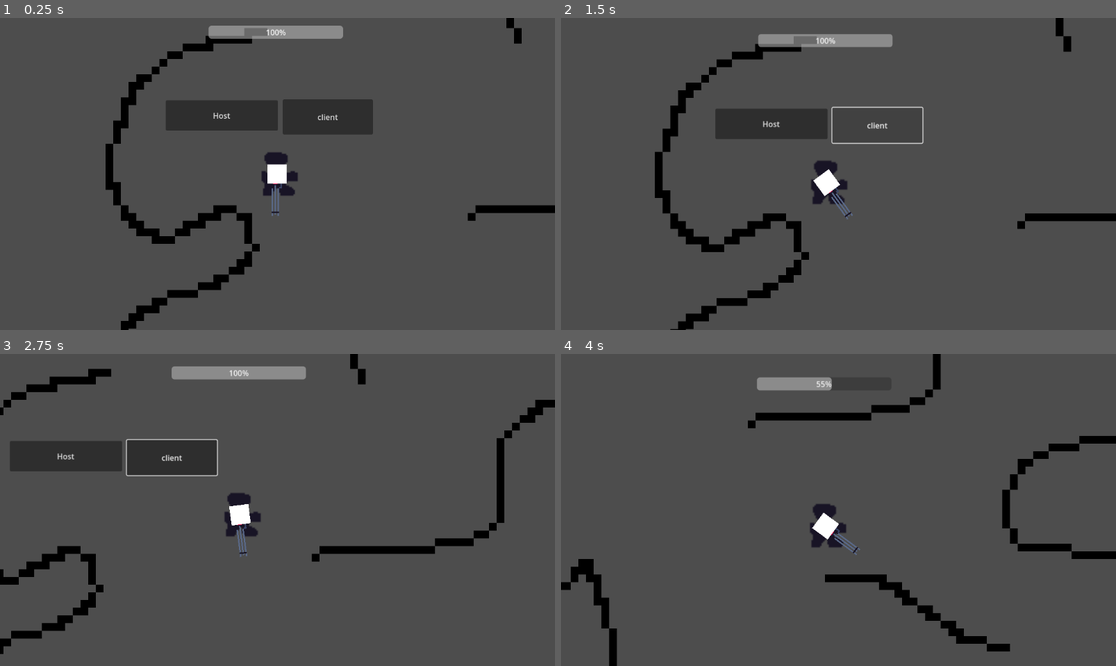
Above: before the commit, frames 1-4 (two rows, left to right).
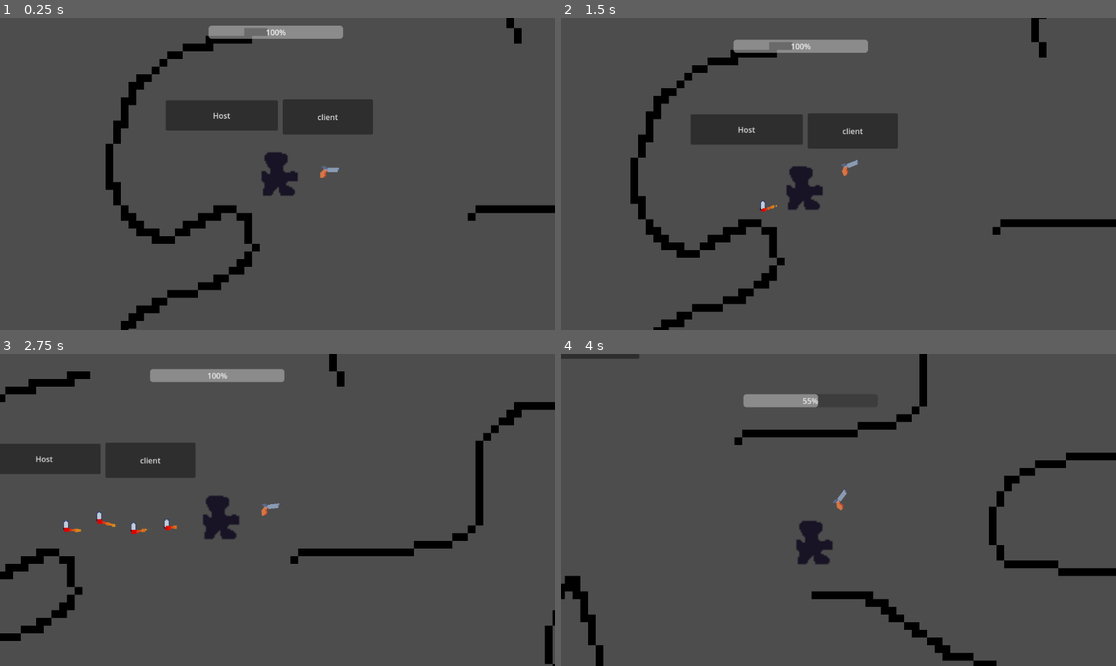
Above: after the commit, the same moments.

Repository: Deojee/project-sodalake
Game: Godot game, scene res://scenes/world.tscn
Two runs of this game, one before a commit and one after it. Both use one fixed random seed, a clock stepped at 60 frames per second and the inputs below. The engine's default icon, where the game draws it, is replaced by a stand-in: a white triangle on a blue panel in a dark square.
Inputs (mouse positions are in pixels of both pictures, inside the frame that each line leads up to):
- Up to frame 1 (0.25 s): no input
- Up to frame 2 (1.5 s): click "Host" at 0.5 s; click "client" at 1.25 s
- Up to frame 3 (2.75 s): tap Enter at 2 s; move the mouse to (399, 494) at 2.02 s; press the mouse at (399, 494) at 2.03 s; hold D (right) from 2.03 s (still down)
- Up to frame 4 (4 s): move the mouse to (727, 525) at 2.77 s; release D (right) at 2.78 s; release the mouse at (727, 525) at 2.78 s; hold S (down) 2.78-3.53 s; click (727, 525) at 2.85 s; move the mouse to (894, 441) at 3.52 s; hold D (right) from 3.53 s (still down); hold Shift (sprint) from 3.53 s (still down); click (894, 441) at 3.8 s

The runs differ from the first frame. In frame 1, 0.4% of the frame differs, in the area x 48-62%, y 46-64%; in frame 2, 10%; in frame 3, 8.9%; in frame 4, 10%, in the area x 0-100%, y 0-100%.

Commit message:
made guns work!

Diff:
--- a/bullet.gd
+++ /dev/null
@@ -1,71 +0,0 @@
-extends Node2D
-
-
-# Called when the node enters the scene tree for the first time.
-func _ready():
-	#$scalable.scale *= 0.2 * max(0.3,Globals.gunParams.bulletSize)
-	start = global_position
-	#$fired.play()
-	#$enemyDetect.scale = Globals.gunParams.bulletSize
-	pass # Replace with function body.
-
-var translate = Vector2.ZERO
-
-var moved = false
-
-var start
-
-func setTranslate(translate):
-	self.translate = translate
-	#$scalable/Icon.rotation = translate.angle() + deg_to_rad(90)
-
-# Called every frame. 'delta' is the elapsed time since the previous frame.
-func _physics_process(delta):
-
-	#$scalable/Icon.rotation = translate.angle() + deg_to_rad(90)
-	#$scalable/Icon.visible = true
-
-	if !moved:
-		start = global_position
-		moved = true
-
-	position += translate * delta
-
-#	var enemy = checkForEnemy(delta)
-#
-#	if (enemy != null):
-#		enemy.get_parent().takeDamage(Globals.gunParams.damage,translate.normalized())
-#		$hitSoft.play()
-#
-#		var particles = $hitSoft
-#		remove_child(particles)
-#		get_parent().add_child(particles)
-#
-#		queue_free()
-#
-#	if start.distance_to(global_position) > Globals.gunParams.bulletLifeSpan:
-#		queue_free()
-#
-#	pass
-#
-#
-#func checkForEnemy(delta):
-#	var bodies = $scalable/enemyDetect.get_overlapping_areas()
-#
-#	if bodies.size() > 0:
-#		return bodies[0]
-#
-#	$enemyCast.target_position = -translate*delta
-#
-#	$enemyCast.force_raycast_update()
-#
-#	if $enemyCast.is_colliding():
-#		return $enemyCast.get_collider()
-#
-#
-#	return null
-
-
-
-func _on_visible_on_screen_notifier_2d_screen_exited():
-	queue_free()
--- a/bullet.tscn
+++ /dev/null
@@ -1,13 +0,0 @@
-[gd_scene load_steps=3 format=3 uid="uid://bp5x2p5se0fxb"]
-
-[ext_resource type="Script" path="res://bullet.gd" id="1_ins6e"]
-[ext_resource type="Texture2D" uid="uid://coa0g7ww2jpv7" path="res://textures/icon.svg" id="2_8wrtd"]
-
-[node name="bullet" type="Node2D"]
-script = ExtResource("1_ins6e")
-
-[node name="Icon" type="Sprite2D" parent="."]
-position = Vector2(1, 0)
-rotation = 0.0022216
-scale = Vector2(0.26, 0.26)
-texture = ExtResource("2_8wrtd")
--- a/gun.gd
+++ /dev/null
@@ -1,101 +0,0 @@
-extends Node2D
-
-var bulletPath = preload("res://bullet.tscn")
-var fogPath = preload("res://fog.tscn")
-var camera
-
-# Called when the node enters the scene tree for the first time.
-func _ready():
-	camera = $Camera2D
-
-#	var fogDensity = 6
-#
-#	var numCasts = 120
-#
-#	for i in numCasts:
-#
-#
-#		var raycast = RayCast2D.new()
-#		raycast.enabled = true
-#		raycast.target_position = Vector2(1000, 0)
-#
-#		raycast.target_position = raycast.target_position.rotated((float(i)/float(numCasts))*2*PI)
-#
-#		$rayCastHolder.add_child(raycast)
-#
-#		for o in fogDensity:
-#			var fog = fogPath.instantiate()
-#			#fog.visible = false
-#			raycast.add_child(fog)
-#
-#
-#
-#			#fog.global_position = fogPosition
-#			#fogPosition = fogPosition.move_toward(global_position,-fogDisance)
-#
-#
-
-	pass # Replace with function body.
-
-var bulletsLeft #= Globals.gunParams.maxAmmo
-
-var params #= Globals.gunParams
-
-var secondsUntilNextShot = 0
-var secondsUntilReload = 0
-var secondsUntilNextReload = 0
-
-# Called every frame. 'delta' is the elapsed time since the previous frame.
-func _process(delta):
-
-
-	pass
-
-func _physics_process(delta):
-
-
-
-	if Input.is_action_just_pressed("shoot"):
-		var velocity = (global_position - get_global_mouse_position()).normalized() * -100
-		var pos = global_position
-
-		#get_tree().get_first_node_in_group("world").createBullet(pos,velocity)
-
-
-
-	rotation = (get_global_mouse_position() - global_position).angle() + deg_to_rad(90)
-
-
-
-#	if (secondsUntilNextShot > -1):
-#		secondsUntilNextShot -= delta
-#
-#	if Input.is_action_pressed("shoot") && secondsUntilNextShot <= 0 && params.bulletsPerShot > 0:
-#		#shoot()
-#		secondsUntilNextShot = 1.0/params.fireRate
-#	elif secondsUntilReload < 0:
-#		if secondsUntilNextReload < 0 && bulletsLeft < params.maxAmmo:
-#			bulletsLeft += 1
-#			secondsUntilNextReload = 1.0/params.reloadPerSecond
-#
-#	params.remainingAmmo = bulletsLeft
-#
-#	pass
-
-
-
-
-
-var deadZone = 100
-
-func _input(event : InputEvent) -> void:
-	return
-	if event is InputEventMouseMotion:
-		var _target = event.position - get_viewport().size * 0.5
-		if _target.length() < deadZone:
-			$Node2D.position = Vector2(0,0)
-		else:
-			position = _target.normalized() * (_target.length() - deadZone) * 0.5
-
-		prints("real target " , _target)
-		prints("real pos ", _target.normalized() * (_target.length() - deadZone) * 0.5)
--- a/gun.tscn
+++ /dev/null
@@ -1,21 +0,0 @@
-[gd_scene load_steps=3 format=3 uid="uid://dtctxjmhx5ju0"]
-
-[ext_resource type="Script" path="res://gun.gd" id="1_cmvgv"]
-[ext_resource type="Texture2D" uid="uid://d1xsnruslada6" path="res://textures/minigun.png" id="2_nr30l"]
-
-[node name="gun" type="Node2D"]
-script = ExtResource("1_cmvgv")
-
-[node name="Sprite2D" type="Sprite2D" parent="."]
-texture_filter = 1
-position = Vector2(48, 0)
-scale = Vector2(3, 3)
-texture = ExtResource("2_nr30l")
-
-[node name="rayCastHolder" type="Node2D" parent="."]
-
-[node name="ColorRect" type="ColorRect" parent="."]
-offset_left = -20.0
-offset_top = -19.0
-offset_right = 20.0
-offset_bottom = 21.0
--- a/avatar.tscn
+++ b/scenes/avatar.tscn
@@ -1,6 +1,6 @@
 [gd_scene load_steps=4 format=3 uid="uid://s5m7k8o6ld8g"]
 
-[ext_resource type="Script" path="res://avatar.gd" id="1_5wxum"]
+[ext_resource type="Script" path="res://scripts/avatar.gd" id="1_5wxum"]
 [ext_resource type="Texture2D" uid="uid://ixf0vdsksjix" path="res://textures/New player (1).png" id="1_tfrfm"]
 
 [sub_resource type="SceneReplicationConfig" id="SceneReplicationConfig_yxdfi"]
--- /dev/null
+++ b/scenes/bullet.tscn
@@ -0,0 +1,50 @@
+[gd_scene load_steps=6 format=3 uid="uid://bp5x2p5se0fxb"]
+
+[ext_resource type="Script" path="res://scripts/bullet.gd" id="1_af2hw"]
+[ext_resource type="Texture2D" uid="uid://mhuqgwnp1y8g" path="res://textures/lil bullet.png" id="2_41oaw"]
+
+[sub_resource type="Curve" id="Curve_was7k"]
+_data = [Vector2(0, 1), 0.0, 0.0, 0, 0, Vector2(0.346154, 0.547368), 0.0, 0.0, 0, 0, Vector2(0.653846, 0.778947), 0.0, 0.0, 0, 0, Vector2(0.989011, 0.0421052), 0.0, 0.0, 0, 0]
+point_count = 4
+
+[sub_resource type="Gradient" id="Gradient_mjr15"]
+offsets = PackedFloat32Array(0, 0.443709, 0.827815)
+colors = PackedColorArray(0.858824, 0, 0, 1, 0.86, 0.664493, 0.3268, 1, 0.858824, 0.968627, 0.32549, 1)
+
+[sub_resource type="CircleShape2D" id="CircleShape2D_neuj4"]
+
+[node name="bullet" type="Node2D"]
+script = ExtResource("1_af2hw")
+
+[node name="Icon" type="Sprite2D" parent="."]
+texture_filter = 1
+scale = Vector2(2, 2)
+texture = ExtResource("2_41oaw")
+
+[node name="CPUParticles2D" type="CPUParticles2D" parent="Icon"]
+position = Vector2(1.86265e-09, 5)
+rotation = -0.0022216
+amount = 16
+lifetime = 0.2
+lifetime_randomness = 0.2
+direction = Vector2(0, 1)
+spread = 25.0
+gravity = Vector2(0, 0)
+initial_velocity_min = 15.0
+initial_velocity_max = 15.0
+scale_amount_min = 5.0
+scale_amount_max = 10.0
+scale_amount_curve = SubResource("Curve_was7k")
+color = Color(1, 0.603922, 0.321569, 1)
+color_ramp = SubResource("Gradient_mjr15")
+
+[node name="collisionDetect" type="Area2D" parent="."]
+visible = false
+monitoring = false
+monitorable = false
+
+[node name="CollisionShape2D" type="CollisionShape2D" parent="collisionDetect"]
+shape = SubResource("CircleShape2D_neuj4")
+
+[node name="raycast" type="RayCast2D" parent="."]
+collision_mask = 3
--- /dev/null
+++ b/scenes/gun.tscn
@@ -0,0 +1,15 @@
+[gd_scene load_steps=3 format=3 uid="uid://dtctxjmhx5ju0"]
+
+[ext_resource type="Script" path="res://scripts/gun.gd" id="1_cu2v6"]
+[ext_resource type="Texture2D" uid="uid://d1xsnruslada6" path="res://textures/minigun.png" id="2_ihckl"]
+
+[node name="gun" type="Node2D"]
+script = ExtResource("1_cu2v6")
+
+[node name="Sprite2D" type="Sprite2D" parent="."]
+texture_filter = 1
+position = Vector2(77, -4)
+scale = Vector2(3, 3)
+texture = ExtResource("2_ihckl")
+
+[node name="rayCastHolder" type="Node2D" parent="."]
--- a/scenes/player.tscn
+++ b/scenes/player.tscn
@@ -2,8 +2,8 @@
 
 [ext_resource type="Script" path="res://scripts/Player.gd" id="1_5f547"]
 [ext_resource type="Texture2D" uid="uid://ixf0vdsksjix" path="res://textures/New player (1).png" id="2_m42rr"]
-[ext_resource type="PackedScene" uid="uid://dtctxjmhx5ju0" path="res://gun.tscn" id="3_6n0ac"]
-[ext_resource type="PackedScene" uid="uid://cye1y4d8a5eio" path="res://playerCamera.tscn" id="4_dgk2h"]
+[ext_resource type="PackedScene" uid="uid://dtctxjmhx5ju0" path="res://scenes/gun.tscn" id="3_6n0ac"]
+[ext_resource type="PackedScene" uid="uid://cye1y4d8a5eio" path="res://scenes/playerCamera.tscn" id="4_dgk2h"]
 
 [sub_resource type="CapsuleShape2D" id="CapsuleShape2D_jdkhq"]
 radius = 23.0
--- a/playerCamera.tscn
+++ b/scenes/playerCamera.tscn
@@ -1,6 +1,6 @@
 [gd_scene load_steps=2 format=3 uid="uid://cye1y4d8a5eio"]
 
-[ext_resource type="Script" path="res://Camera.gd" id="1_rdb27"]
+[ext_resource type="Script" path="res://scripts/Camera.gd" id="1_rdb27"]
 
 [node name="Camera" type="Node2D"]
 script = ExtResource("1_rdb27")
--- a/scenes/world.tscn
+++ b/scenes/world.tscn
@@ -1,7 +1,7 @@
 [gd_scene load_steps=7 format=3 uid="uid://d02qkh6y1a0hi"]
 
 [ext_resource type="Script" path="res://scripts/world.gd" id="1_g5g1f"]
-[ext_resource type="PackedScene" uid="uid://s5m7k8o6ld8g" path="res://avatar.tscn" id="2_78h85"]
+[ext_resource type="PackedScene" uid="uid://s5m7k8o6ld8g" path="res://scenes/avatar.tscn" id="2_78h85"]
 [ext_resource type="PackedScene" uid="uid://btiyjph3m6gwl" path="res://scenes/player.tscn" id="2_t0vlp"]
 [ext_resource type="Texture2D" uid="uid://coa0g7ww2jpv7" path="res://textures/icon.svg" id="3_a286w"]
 
@@ -33,7 +33,6 @@
 avatar_scene = ExtResource("2_78h85")
 
 [node name="MultiplayerSpawner" type="MultiplayerSpawner" parent="."]
-_spawnable_scenes = PackedStringArray("res://avatar.tscn")
 spawn_path = NodePath("../worldObjectHolder")
 
 [node name="Camera2D" type="Camera2D" parent="."]
--- a/Camera.gd
+++ b/scripts/Camera.gd
@@ -1,7 +1,7 @@
 extends Node2D
 
 
-var deadZone = 100
+var deadZone = 10
 
 
 func _input(event : InputEvent) -> void:
--- a/scripts/Player.gd
+++ b/scripts/Player.gd
@@ -16,6 +16,13 @@
 
 
 var nonsense = false
+
+var health = 100
+
+func _ready():
+
+	$gun.setType("pistol")
+
 
 func _physics_process(delta):
 
@@ -88,3 +95,12 @@
 func updateAvatar():
 	if avatar != null:
 		avatar.position = position
+
+
+func takeDamage(dir,bullet : bullet_attributes):
+
+	health -= bullet.damage
+
+	velocity += dir.normalized() * bullet.knockback
+
+	print(health)
--- /dev/null
+++ b/scripts/bullet.gd
@@ -0,0 +1,67 @@
+extends Node2D
+
+
+
+
+func setType(pos, dir, type):
+
+	params = (gun_library.getAttributes(type) as gun_attributes).bullet as bullet_attributes
+	position = pos
+	self.dir = dir
+
+	start = pos
+
+	$Icon.texture = params.bulletTexture
+
+	pass
+
+
+var params : bullet_attributes
+
+var dir = Vector2.ZERO
+
+var start
+
+
+
+# Called every frame. 'delta' is the elapsed time since the previous frame.
+func _physics_process(delta):
+
+
+	position += dir * params.speed * delta
+
+	var collider = checkForCollider(delta)
+
+	if (collider != null):
+		#enemy.get_parent().takeDamage(Globals.gunParams.damage,dir.normalized())
+
+		if collider.is_in_group("player"):
+
+			collider.health -= params.damage
+
+		queue_free()
+
+
+	if start.distance_to(global_position) > params.range:
+		queue_free()
+
+	pass
+
+
+func checkForCollider(delta):
+
+
+	$raycast.target_position = -dir * params.speed *delta
+
+	$raycast.force_raycast_update()
+
+	if $raycast.is_colliding():
+		return $raycast.get_collider()
+
+
+	return null
+
+
+
+func _on_visible_on_screen_notifier_2d_screen_exited():
+	queue_free()
--- a/bullet_attributes.gd
+++ b/scripts/bullet_attributes.gd
@@ -10,6 +10,7 @@
 var damage
 var range
 var speed
+var knockback
 
 var onShootLambda : Callable = func(shooter):
 	pass
@@ -24,6 +25,7 @@
 	bulletDamage,
 	bulletRange,
 	bulletSpeed,
+	knockback,
 	onShootFunc : Callable = onShootLambda,
 	onHitFunc : Callable = onHitLambda
 ):
@@ -33,5 +35,6 @@
 	damage = bulletDamage
 	range = bulletRange
 	speed = bulletSpeed
+	self.knockback = knockback
 	onShootLambda = onShootFunc
 	onHitLambda = onHitFunc
--- /dev/null
+++ b/scripts/gun.gd
@@ -0,0 +1,81 @@
+extends Node2D
+
+
+enum State {
+	HELD,
+	AIRBORNE,
+	PICKUP
+}
+
+# Called when the node enters the scene tree for the first time.
+func _ready():
+	pass
+
+func setType(type):
+
+	print(gun_library.getAttributes("pistol"))
+
+	params = (gun_library.getAttributes(type) as gun_attributes)
+
+	$Sprite2D.texture = params.gunTexture
+	$Sprite2D.offset = params.texOffset
+
+	bulletsLeft = params.maxAmmo
+
+
+
+var bulletsLeft #= Globals.gunParams.maxAmmo
+
+var params : gun_attributes #= Globals.gunParams
+
+var secondsUntilNextShot = 0
+var bloom = 0
+
+# Called every frame. 'delta' is the elapsed time since the previous frame.
+func _process(delta):
+
+
+	pass
+
+func _physics_process(delta):
+
+
+
+	if Input.is_action_just_pressed("shoot"):
+		var velocity = (global_position - get_global_mouse_position()).normalized() * -100
+		var pos = global_position
+
+		#get_tree().get_first_node_in_group("world").createBullet(pos,velocity)
+
+
+
+	rotation = (get_global_mouse_position() - global_position).angle() # + deg_to_rad(90)
+
+
+
+	if (secondsUntilNextShot > -1):
+		secondsUntilNextShot -= delta
+	if not Input.is_action_pressed("shoot"):
+		bloom = max(0,bloom - params.bloomDecay * delta)
+
+	if Input.is_action_pressed("shoot") && secondsUntilNextShot <= 0 && bulletsLeft > 0:
+
+		var dir = (global_position - get_global_mouse_position()).normalized()
+
+		var pos = global_position + (dir * params.length)
+
+		var offset = params.bulletSpread + bloom
+		offset *= randf() - 0.5
+
+		dir = dir.rotated(deg_to_rad(offset))
+
+		params.createBulletsLambda.call(pos,dir)
+
+		secondsUntilNextShot = 1.0/params.fireRate
+
+		bloom = max(params.bloomMax,bloom + params.bloom)
+
+		bulletsLeft -= 1
+
+
+	pass
--- a/gunLibrary.gd
+++ b/scripts/gunLibrary.gd
@@ -1,9 +1,13 @@
 extends Node
 
+class_name gun_library
 
-var guns : Array
 
-func _init():
+
+
+static func getGunList():
+
+	var guns : Array
 
 	guns.append(
 		gun_attributes.new(
@@ -26,12 +30,21 @@
 			10, # Collision shape size
 			20, # Bullet damage
 			100, # Bullet range
-			200 # Bullet speed
+			200, # Bullet speed
+			20 #knockback
 			# onShootLambda function reference
 			# onHitLambda function reference
 		)
 		#create bullets lambda
+		)
 	)
 
 
-	)
+	return guns
+
+
+static func getAttributes(gunName):
+
+	for gun in getGunList():
+		if gun.gunName == gunName:
+			return gun
--- a/scripts/gun_attributes.gd
+++ b/scripts/gun_attributes.gd
@@ -9,7 +9,7 @@
 var texOffset
 
 
-var ammoCount = 0
+var maxAmmo = 0
 var fireRate = 0
 var recoil = 0
 var bulletSpread = 0
@@ -49,6 +49,7 @@
 	self.gunName = gunName
 	gunTexture = texture
 	texOffset = offset
+	maxAmmo = ammoCount
 	fireRate = rate
 	self.recoil = recoil
 	bulletSpread = spread
--- a/scripts/world.gd
+++ b/scripts/world.gd
@@ -71,17 +71,20 @@
 
 
 
-var bulletPath = preload("res://bullet.tscn")
-func createBullet(pos,velocity,type):
-	rpc("_createBullet",pos,velocity)
-@rpc("any_peer", "call_local") func _createBullet(pos,velocity,type):
+var bulletPath = preload("res://scenes/bullet.tscn")
+func createBullet(pos,dir,type):
+	rpc("_createBullet",pos,dir,type)
+@rpc("any_peer", "call_local") func _createBullet(pos,dir,type):
 
 	var bullet = bulletPath.instantiate()
-	bullet.position = pos
-	bullet.translate = velocity
+
+	bullet.setType(pos, dir, type)
 
 	#get_tree().get_first_node_in_group("objectHolder").add_child(bullet,true)
-	$worldObjectHolder.call_deferred("add_child",bullet,true)
+
+	var objectHolder = get_tree().get_first_node_in_group("objectHolder")
+
+	objectHolder.call_deferred("add_child",bullet,true)
 
 
 
Renamed: fog.tscn -> scenes/fog.tscn
Renamed: avatar.gd -> scripts/avatar.gd
